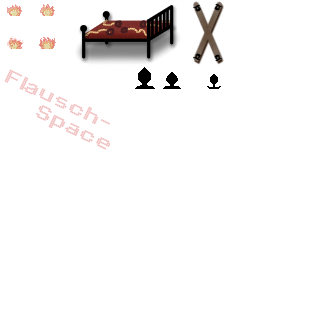
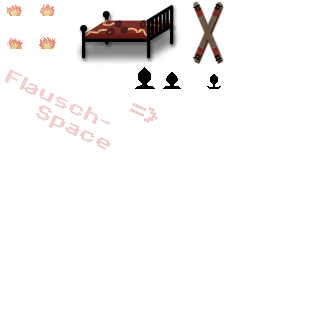
Layer changes from the first 320x320 image to the second:
added layer "Polster" in group "Gruppe 9" over [194, 7, 220, 57]
added layer "pfeil.png" in group "Gruppe 10" over [129, 103, 158, 123]
